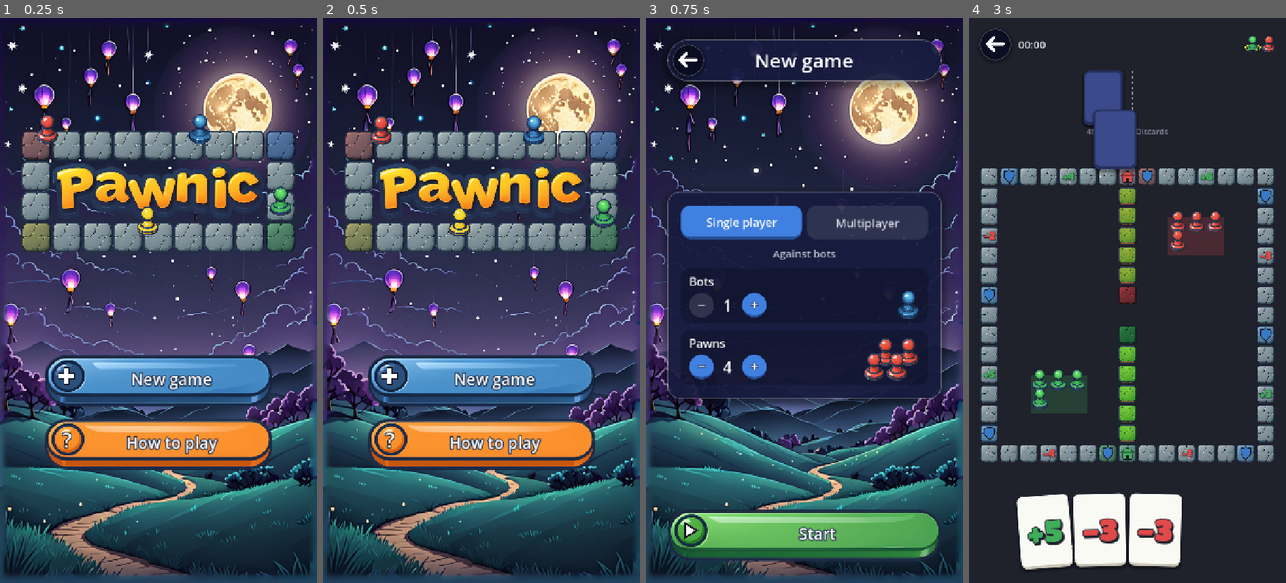
Above: before the commit, frames 1-4 (left to right).
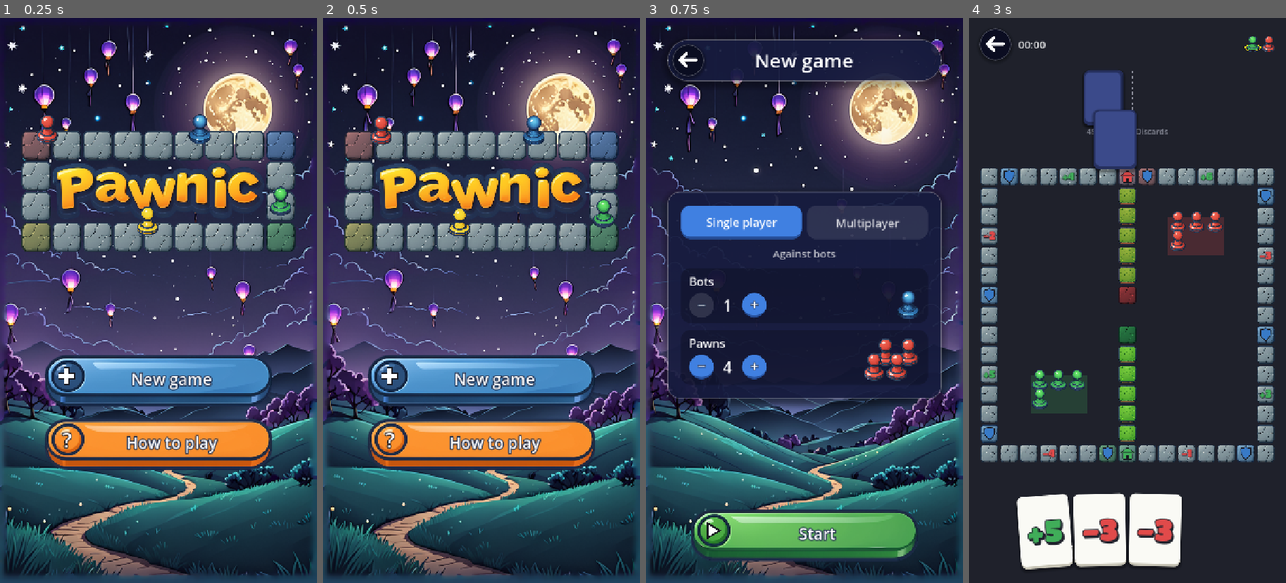
Above: after the commit, the same moments.

Repository: sezertanci/Pawnic
Game: Godot game, scene res://scenes/main.tscn
Same seed, same stepped clock (60 frames per second), same inputs: the game is played once before the commit and once after it.
Inputs:
- Up to frame 1 (0.25 s): no input
- Up to frame 2 (0.5 s): no input
- Up to frame 3 (0.75 s): click "New game" at 0.5 s
- Up to frame 4 (3 s): click "Single player" at 1.25 s; click "Single player" at 2 s; click "Start" at 2.75 s

Frames 1-2 are identical in both runs. In frame 3, 1.9% of the frame differs, in the area x 6-93%, y 87-96%; in frame 4, nothing differs.

Commit message:
feat: oyun ikonu, açılış ekranı ve geniş düğmeler
- Uygulama ikonu: içinde dört taş ve logodaki "P" olan kare tahta.
  Önceki yazılı ikon assets/icon/text altında saklanır.
- Açılış ekranında Godot logosu yerine yatay çerçeveli Pawnic logosu
  oyunun zemin renginde ve ekran genişliğinde gösterilir.
- tools/make_icon.py üç tasarımı da (board, text, frame) üretir.
- Yeni oyun ve Nasıl oynanır ekranlarındaki yeşil düğmeler ana ekran
  düğmeleri genişliğinde.

Co-Authored-By: Claude Opus 5.5 <noreply@anthropic.com>

Diff:
--- a/project.godot
+++ b/project.godot
@@ -7,6 +7,9 @@
 config/name="Pawnic"
 run/main_scene="res://scenes/main.tscn"
 config/features=PackedStringArray("4.7", "GL Compatibility")
+config/icon="res://assets/icon/icon.png"
+boot_splash/bg_color=Color(0.12, 0.13, 0.17, 1)
+boot_splash/image="res://assets/icon/frame/icon.png"
 
 [autoload]
 
--- a/scenes/home_screen.tscn
+++ b/scenes/home_screen.tscn
@@ -127,5 +127,7 @@
 [node name="OkButton" type="Button" parent="RulesOverlay/Margin/Box/Panel/Box"]
 unique_name_in_owner = true
 layout_mode = 2
+size_flags_horizontal = 4
+custom_minimum_size = Vector2(520, 0)
 theme_type_variation = &"PrimaryButton"
 text = "OK"
--- a/scenes/setup_screen.tscn
+++ b/scenes/setup_screen.tscn
@@ -121,7 +121,8 @@
 [node name="StartButton" type="Button" parent="Box"]
 unique_name_in_owner = true
 layout_mode = 2
-custom_minimum_size = Vector2(0, 120)
+size_flags_horizontal = 4
+custom_minimum_size = Vector2(520, 120)
 theme_type_variation = &"MenuGreenButton"
 text = "START"
 script = ExtResource("4")
Binary file added: assets/icon/frame/icon.png
Not shown, added: assets/icon/frame/icon.png.import
Binary file added: assets/icon/frame/icon_192.png
Not shown, added: assets/icon/frame/icon_192.png.import
Binary file added: assets/icon/frame/icon_background.png
Not shown, added: assets/icon/frame/icon_background.png.import
Binary file added: assets/icon/frame/icon_foreground.png
Not shown, added: assets/icon/frame/icon_foreground.png.import
Binary file added: assets/icon/icon.png
Not shown, added: assets/icon/icon.png.import
Binary file added: assets/icon/icon_192.png
Not shown, added: assets/icon/icon_192.png.import
(and 13 more such lines)
